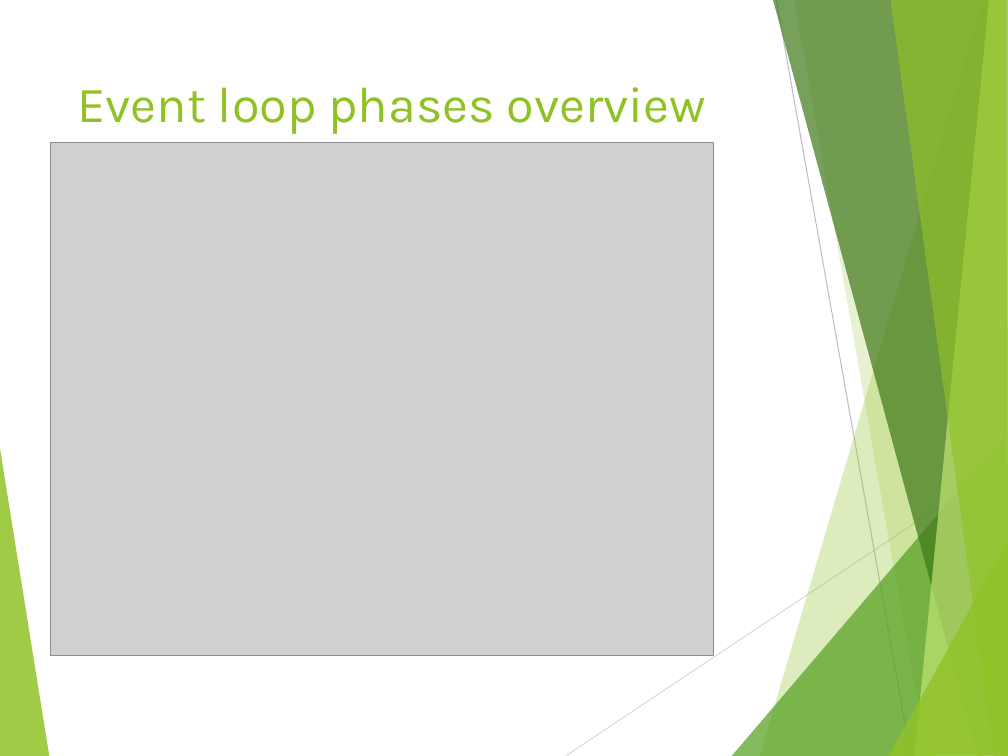
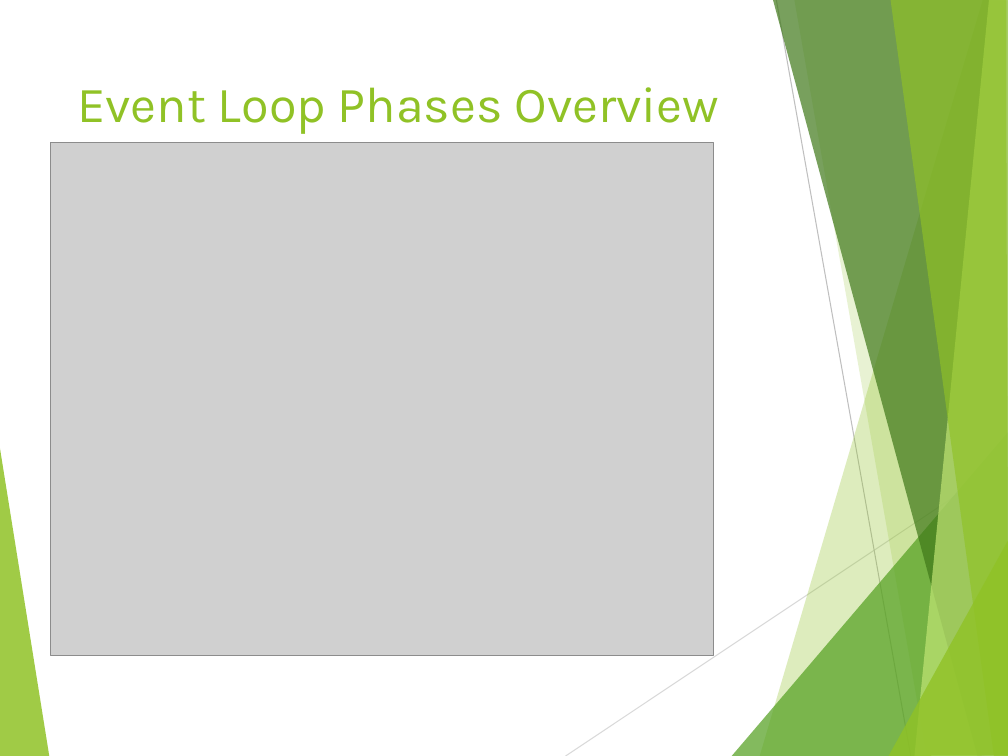
Before and after one commit to tamarstern/MyNodeJSCourse, a slide deck: slide 24 of day1/event_loop_deep_dive/event_loop_deep_dive.pptx (slide 21 before the commit). Drawn at 1008x756 pixels with LibreOffice and Linux fonts; fonts in the diff are those of the drawing; grey boxes stand for pictures. Boxes give left, top, right and bottom in pixels: in the first picture for what was removed or moved away, otherwise in the second. Text is boxed around its words. In the diff, an @@ line names an element or a change of style, - is before the commit and + after.

```diff
--- a/day1/event_loop_deep_dive/event_loop_deep_dive.pptx
+++ b/day1/event_loop_deep_dive/event_loop_deep_dive.pptx
@@ title at [77, 87, 720, 134]: text changed @@
-Event loop phases overview
+Event Loop Phases Overview
```
Also in this commit, not shown: 5 other slides changed, 4 slides added, 3 other files.
